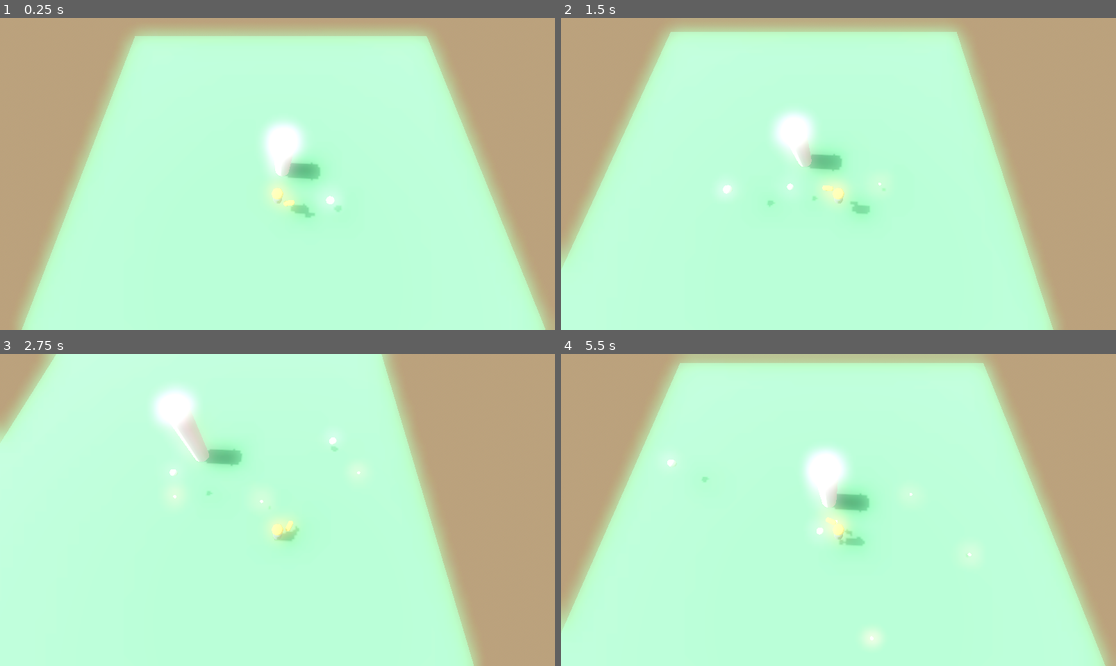
Above: before the commit, frames 1-4 (two rows, left to right).
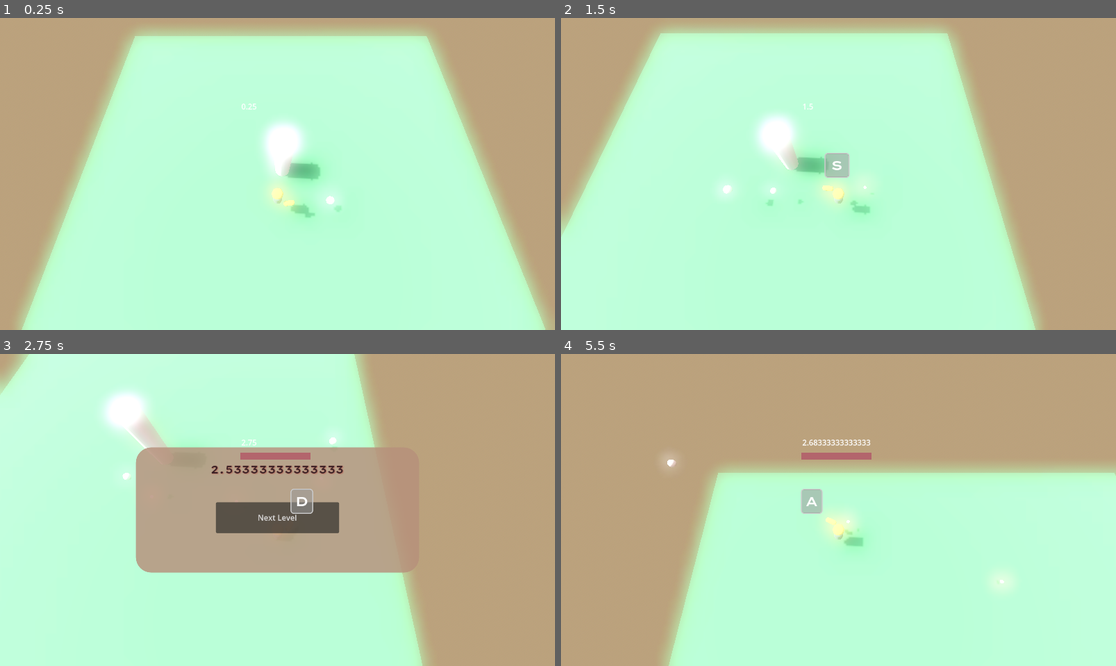
Above: after the commit, the same moments.

Repository: unblinky/twin-time
Game: Godot game, scene res://Main/Main.tscn
The game is run twice, just before and just after one commit, with the same random seed, the same clock (stepped at 60 frames per second) and the same inputs.
Inputs (mouse positions are in pixels of both pictures, inside the frame that each line leads up to):
- Up to frame 1 (0.25 s): no input
- Up to frame 2 (1.5 s): move the mouse to (960, 158) at 0.52 s; hold D (move_right) 0.53-1.28 s; click (960, 158) at 0.6 s; tap Space (jump) at 0.77 s; tap Shift (toggle_movement, bound only after the commit) at 0.8, 1.35 s; move the mouse to (727, 189) at 1.27 s; hold S (move_back) from 1.28 s (still down)
- Up to frame 3 (2.75 s): tap Space (jump) at 1.52 s; click (166, 525) at 1.55 s; move the mouse to (333, 441) at 2.02 s; release S (move_back) at 2.03 s; hold D (move_right) from 2.03 s (still down); click (333, 441) at 2.1 s; tap Shift (toggle_movement, bound only after the commit) at 2.3 s
- Up to frame 4 (5.5 s): release D (move_right) at 2.75 s; click (838, 516) at 2.75 s, where only the run after the commit has a clickable "Next Level"; move the mouse to (810, 572) at 3.52 s; hold W (move_forward) 3.53-4.28 s; tap Shift (toggle_movement, bound only after the commit) at 3.6, 4.55, 5.1 s; tap Space (jump) at 3.77, 4.52, 5.27 s; click (810, 572) at 3.8 s; move the mouse to (1005, 556) at 4.27 s; hold A (move_left) from 4.28 s (still down); click (1005, 556) at 4.35 s; move the mouse to (672, 463) at 5.02 s; click (672, 463) at 5.3 s

The runs differ from the first frame. In frame 1, less than 0.1% of the frame differs, in the area x 43-47%, y 27-30%; in frame 2, 8.0%; in frame 3, 30%; in frame 4, 45%, in the area x 0-100%, y 0-100%.

Commit message:
Alt movement added and stopwatch time counter.

Diff:
--- a/Code/Level/Level.gd
+++ b/Code/Level/Level.gd
@@ -19,4 +19,4 @@
 func OnExit(body):
 	print("Exiting")
 	if body is Player:
-		main.EndLevel()
+		main.EndLevel(body.stop_watch)
--- a/Code/Main/Main.gd
+++ b/Code/Main/Main.gd
@@ -3,6 +3,7 @@
 
 @onready var recap_ui = $RecapUI
 @onready var next_button = $RecapUI/VBox/NextButton
+@onready var time_ui = $RecapUI/VBox/Time
 
 var levels: Array[PackedScene] = [preload("res://Levels/Level_01.tscn"), preload("res://Levels/Level_02.tscn")]
 var level_index: int = -1
@@ -17,8 +18,9 @@
 	recap_ui.hide()
 	NextLevel()
 
-func EndLevel():
+func EndLevel(time: float):
 	recap_ui.show()
+	time_ui.text = str(time)
 
 func NextLevel():
 	# Increment level index, or wrap to first level.
--- a/Code/Main/Main.tscn
+++ b/Code/Main/Main.tscn
@@ -68,10 +68,9 @@
 [node name="VBox" type="VBoxContainer" parent="RecapUI"]
 layout_mode = 2
 
-[node name="Label" type="Label" parent="RecapUI/VBox"]
+[node name="Time" type="Label" parent="RecapUI/VBox"]
 layout_mode = 2
-text = "You played well.
-Time: 0123:4567890"
+text = "Time:"
 label_settings = SubResource("LabelSettings_amygn")
 horizontal_alignment = 1
 
--- /dev/null
+++ b/Code/Player/MovementUI.tscn
@@ -0,0 +1,79 @@
+[gd_scene load_steps=4 format=3 uid="uid://c7p4ls0ff5hm5"]
+
+[ext_resource type="Script" uid="uid://b47d0fe1k44yd" path="res://Player/MovementUi.gd" id="1_eylap"]
+[ext_resource type="StyleBox" uid="uid://b4e1qebjvotkb" path="res://Player/assets/key_style.tres" id="1_r5ro4"]
+[ext_resource type="LabelSettings" uid="uid://dc73tp44cum6q" path="res://Player/assets/key_label.tres" id="2_eylap"]
+
+[node name="MovementUI" type="Control"]
+layout_mode = 3
+anchors_preset = 8
+anchor_left = 0.5
+anchor_top = 0.5
+anchor_right = 0.5
+anchor_bottom = 0.5
+offset_left = -78.5
+offset_top = -100.0
+offset_right = 78.5
+offset_bottom = 20.0
+grow_horizontal = 2
+grow_vertical = 2
+mouse_filter = 2
+script = ExtResource("1_eylap")
+
+[node name="W" type="Label" parent="."]
+layout_mode = 2
+offset_left = 49.0
+offset_right = 101.0
+offset_bottom = 52.0
+theme_override_styles/normal = ExtResource("1_r5ro4")
+text = "W"
+label_settings = ExtResource("2_eylap")
+horizontal_alignment = 1
+
+[node name="A" type="Label" parent="."]
+layout_mode = 2
+offset_top = 56.0
+offset_right = 45.0
+offset_bottom = 108.0
+theme_override_styles/normal = ExtResource("1_r5ro4")
+text = "A"
+label_settings = ExtResource("2_eylap")
+horizontal_alignment = 1
+
+[node name="S" type="Label" parent="."]
+layout_mode = 2
+offset_left = 49.0
+offset_top = 56.0
+offset_right = 101.0
+offset_bottom = 108.0
+theme_override_styles/normal = ExtResource("1_r5ro4")
+text = "S"
+label_settings = ExtResource("2_eylap")
+horizontal_alignment = 1
+
+[node name="D" type="Label" parent="."]
+layout_mode = 2
+offset_left = 105.0
+offset_top = 56.0
+offset_right = 152.0
+offset_bottom = 108.0
+theme_override_styles/normal = ExtResource("1_r5ro4")
+text = "D"
+label_settings = ExtResource("2_eylap")
+horizontal_alignment = 1
+
+[node name="AltMode" type="ColorRect" parent="."]
+layout_mode = 0
+offset_left = 0.5
+offset_top = -19.0
+offset_right = 146.5
+offset_bottom = -5.0
+color = Color(0.700614, 0.398113, 0.423949, 1)
+
+[node name="TimeUI" type="Label" parent="."]
+layout_mode = 0
+offset_left = 2.5
+offset_top = -52.0
+offset_right = 42.5
+offset_bottom = -29.0
+text = "Time:"
--- /dev/null
+++ b/Code/Player/MovementUi.gd
@@ -0,0 +1,40 @@
+extends Control
+class_name MovementUI
+
+@onready var w = $W
+@onready var s = $S
+@onready var a = $A
+@onready var d = $D
+@onready var alt_mode = $AltMode
+@onready var time_ui = $TimeUI
+
+func _ready() -> void:
+	w.hide()
+	s.hide()
+	a.hide()
+	d.hide()
+	alt_mode.hide()
+
+func _process(delta: float) -> void:
+	if Input.is_action_just_pressed("move_forward"):
+		w.visible = true
+	if Input.is_action_just_released("move_forward"):
+		w.visible = false
+	if Input.is_action_just_pressed("move_back"):
+		s.visible = true
+	if Input.is_action_just_released("move_back"):
+		s.visible = false
+	if Input.is_action_just_pressed("move_left"):
+		a.visible = true
+	if Input.is_action_just_released("move_left"):
+		a.visible = false
+	if Input.is_action_just_pressed("move_right"):
+		d.visible = true
+	if Input.is_action_just_released("move_right"):
+		d.visible = false
+
+func ToggleMode():
+	alt_mode.visible = !alt_mode.visible
+
+func UpdateTime(time: float):
+	time_ui.text = str(time)
--- a/Code/Player/Player.gd
+++ b/Code/Player/Player.gd
@@ -8,12 +8,17 @@
 @onready var target = $Target
 @onready var pivot = $Pivot
 @onready var arm: MeshInstance3D = $Pivot/Arm
+@onready var movement_ui = $MovementUI
 
 var push_force: float = 2.0 # meters / sec.
 var speed: float = 4.0 # m /s.
 var jump_velocity: float = 6.5
+var max_velocity: float = 8.0
 var kill_floor: float = -10.0
 var spawn_point: Vector3
+
+var toggle_movement_mode: bool = false
+var stop_watch: float = 0.0
 
 func _ready() -> void:
 	# Signal hooks.
@@ -21,6 +26,10 @@
 
 	# Initalize.
 	spawn_point = position
+
+func _process(delta: float) -> void:
+	stop_watch += delta
+	movement_ui.UpdateTime(stop_watch)
 
 func SpawnBullet():
 	var bullet = BULLET.instantiate()
@@ -40,34 +49,60 @@
 	target.position = event_position - position
 
 func _physics_process(delta: float) -> void:
+	# Add the gravity.
+	if not is_on_floor():
+		velocity += get_gravity() * delta
+
 	# Update arm.
 	pivot.rotation.y = atan2(-target.position.x, -target.position.z)
 	if position.y < kill_floor:
 		position = spawn_point
 
+
+	##=============
+	## Toggle.
+	if Input.is_action_just_pressed("toggle_movement"):
+		toggle_movement_mode = !toggle_movement_mode
+		movement_ui.ToggleMode()
+
+	# Fire.
 	if Input.is_action_just_pressed("fire"):
-		#print("Fire!")
 		#SpawnBullet()
 		SpawnGrenade()
-
-	# Add the gravity.
-	if not is_on_floor():
-		velocity += get_gravity() * delta
 
 	# Handle jump.
 	if Input.is_action_just_pressed("jump") and is_on_floor():
 		velocity.y = jump_velocity
 
-	# Get the input direction and handle the movement/deceleration.
-	# As good practice, you should replace UI actions with custom gameplay actions.
+	# Get the player movement input.
 	var input_dir := Input.get_vector("move_left", "move_right", "move_forward", "move_back")
 	var direction := (transform.basis * Vector3(input_dir.x, 0, input_dir.y)).normalized()
-	if direction:
-		velocity.x = direction.x * speed
-		velocity.z = direction.z * speed
+
+	## Toggle the alternate.
+	if !toggle_movement_mode:
+		##=======================
+		## Regular movement area.
+		if direction:
+			velocity.x = direction.x * speed
+			velocity.z = direction.z * speed
+		else:
+			# Deceleration.
+			velocity.x = move_toward(velocity.x, 0, 1.0)
+			velocity.z = move_toward(velocity.z, 0, 1.0)
 	else:
-		velocity.x = move_toward(velocity.x, 0, speed)
-		velocity.z = move_toward(velocity.z, 0, speed)
+		##========================
+		# Alternate movement area.
+		if direction:
+			velocity.x += direction.x * speed / 8.0
+			velocity.z += direction.z * speed / 8.0
+		else:
+			# Deceleration.
+			velocity.x = move_toward(velocity.x, 0, 0.15 * delta)
+			velocity.z = move_toward(velocity.z, 0, 0.15 * delta)
+
+		# Clamp to max_velocity.
+		velocity.x = clamp(velocity.x, -max_velocity, max_velocity)
+		velocity.z = clamp(velocity.z, -max_velocity, max_velocity)
 
 	move_and_slide()
 
--- a/Code/Player/Player.tscn
+++ b/Code/Player/Player.tscn
@@ -1,8 +1,9 @@
-[gd_scene load_steps=13 format=3 uid="uid://cjuirrk2hk76n"]
+[gd_scene load_steps=14 format=3 uid="uid://cjuirrk2hk76n"]
 
 [ext_resource type="Script" uid="uid://dt218oiec4eue" path="res://Player/Player.gd" id="1_tok1r"]
 [ext_resource type="PackedScene" uid="uid://bmtbd8fpvjf8f" path="res://Target/Target.tscn" id="2_q3lat"]
 [ext_resource type="Material" uid="uid://dsqneopfheuyp" path="res://Player/assets/burt_skin.tres" id="3_tok1r"]
+[ext_resource type="PackedScene" uid="uid://c7p4ls0ff5hm5" path="res://Player/MovementUI.tscn" id="4_ddoul"]
 
 [sub_resource type="CapsuleShape3D" id="CapsuleShape3D_ddoul"]
 radius = 0.365
@@ -90,3 +91,5 @@
 
 [node name="Camera3D" type="Camera3D" parent="Rig"]
 transform = Transform3D(1, 0, 0, 0, 1, 0, 0, 0, 1, 0, 0, 12.9808)
+
+[node name="MovementUI" parent="." instance=ExtResource("4_ddoul")]
--- /dev/null
+++ b/Code/Player/assets/key_label.tres
@@ -0,0 +1,7 @@
+[gd_resource type="LabelSettings" load_steps=2 format=3 uid="uid://dc73tp44cum6q"]
+
+[ext_resource type="FontFile" uid="uid://dbjo14wltct6i" path="res://Main/assets/LexendZetta-SemiBold.ttf" id="1_bnfvp"]
+
+[resource]
+font = ExtResource("1_bnfvp")
+font_size = 27
--- /dev/null
+++ b/Code/Player/assets/key_style.tres
@@ -0,0 +1,16 @@
+[gd_resource type="StyleBoxFlat" format=3 uid="uid://b4e1qebjvotkb"]
+
+[resource]
+content_margin_left = 9.0
+content_margin_top = 9.0
+content_margin_right = 9.0
+content_margin_bottom = 9.0
+bg_color = Color(0.6, 0.6, 0.6, 0.541176)
+border_width_left = 2
+border_width_top = 2
+border_width_right = 2
+border_width_bottom = 2
+corner_radius_top_left = 6
+corner_radius_top_right = 6
+corner_radius_bottom_right = 6
+corner_radius_bottom_left = 6
--- a/Code/project.godot
+++ b/Code/project.godot
@@ -58,3 +58,13 @@
 "events": [Object(InputEventMouseButton,"resource_local_to_scene":false,"resource_name":"","device":-1,"window_id":0,"a …(258 unchanged characters)…
 ]
 }
+toggle_movement={
+"deadzone": 0.2,
+"events": [Object(InputEventKey,"resource_local_to_scene":false,"resource_name":"","device":-1,"window_id":0,"alt_pressed":false,"shift_pressed":false,"ctrl_pressed":false,"meta_pressed":false,"pressed":false,"keycode":0,"physical_keycode":4194325,"key_label":0,"unicode":0,"location":0,"echo":false,"script":null)
+]
+}
+super_fast={
+"deadzone": 0.2,
+"events": [Object(InputEventKey,"resource_local_to_scene":false,"resource_name":"","device":-1,"window_id":0,"alt_pressed":false,"shift_pressed":true,"ctrl_pressed":false,"meta_pressed":false,"pressed":false,"keycode":0,"physical_keycode":87,"key_label":0,"unicode":119,"location":0,"echo":false,"script":null)
+]
+}
Not shown, added: Code/Player/MovementUi.gd.uid
